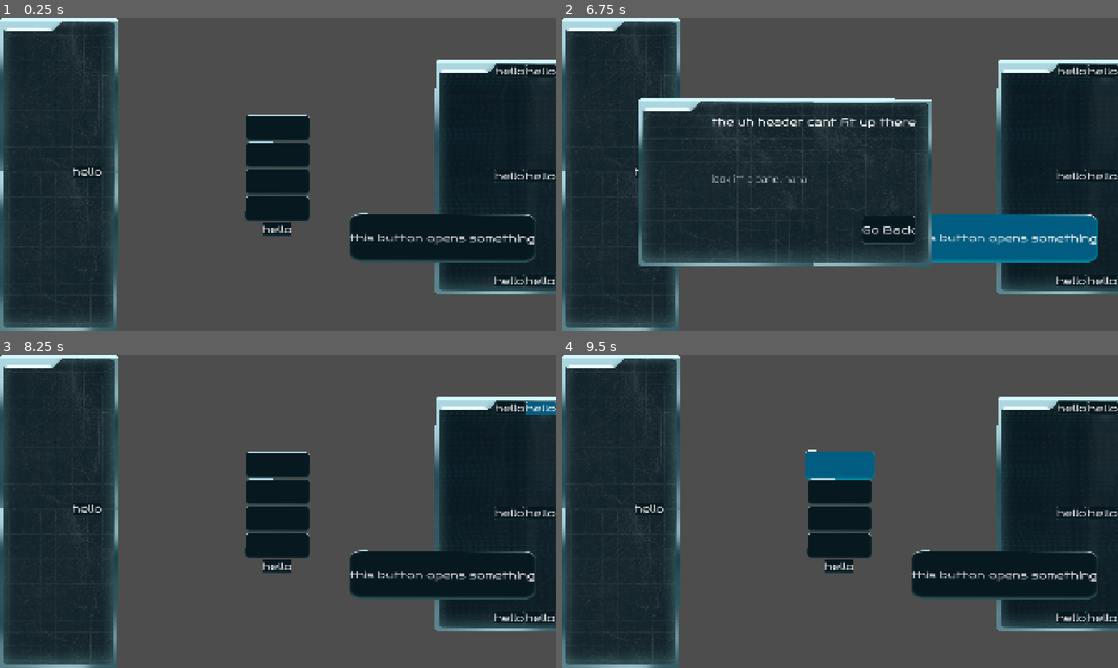
Above: before the commit, frames 1-4 (two rows, left to right).
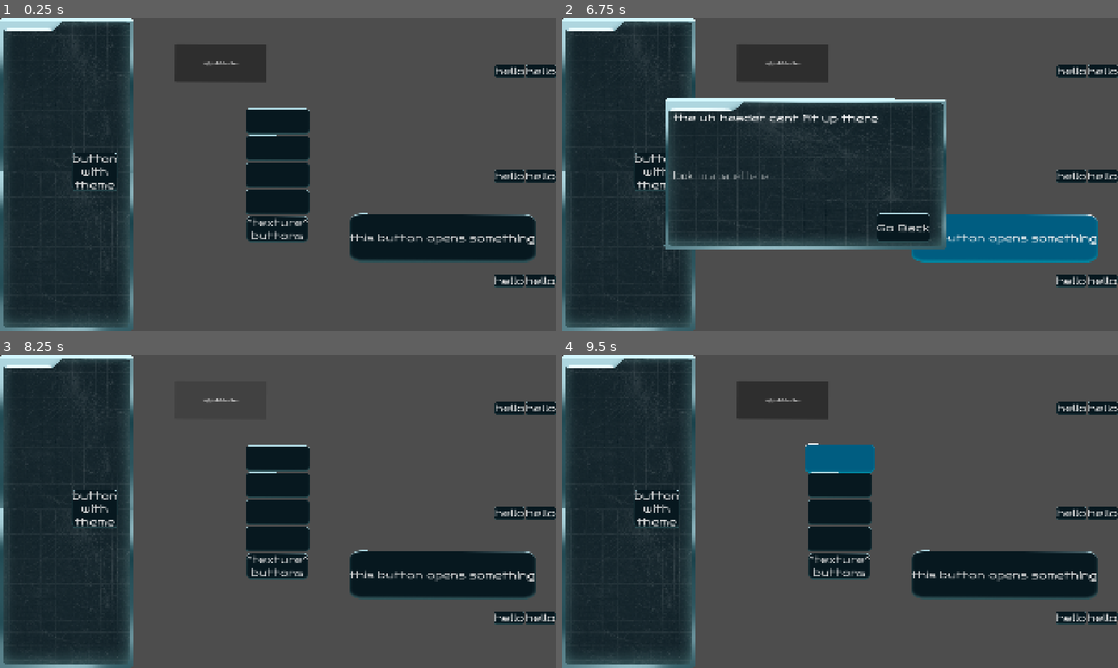
Above: after the commit, the same moments.

Repository: Derpest2Dude/UI-Demo-Project
Game: Godot game, scene res://Scenes/test_scene.tscn
The game is run twice, just before and just after one commit, with the same random seed, the same clock (stepped at 60 frames per second) and the same inputs. The project has no main scene, so this scene is started directly.
Inputs (mouse positions are in pixels of both pictures, inside the frame that each line leads up to; where the layout moved, square brackets give the same spot in the first picture):
- Up to frame 1 (0.25 s): no input
- Up to frame 2 (6.75 s): click "hello" at 0.5 s; click (840, 230) at 1.25 s, where only the run after the commit has a clickable "^texture^ buttons"; click (656, 171) at 2 s, where only the run after the commit has a clickable "button with theme"; click "hello" at 2.75 s; click "hello" at 3.5 s; click "hello" at 4.25 s; click "hello" at 5 s; click "hello" at 5.75 s; click "this button opens something" at 6.5 s
- Up to frame 3 (8.25 s): click "Go Back" at 7.25 s; click "hello" (after the commit: "ugly ahh button") at 8 s
- Up to frame 4 (9.5 s): click (840, 458) [840, 464] at 8.75 s

The runs differ from the first frame. In frame 1, 20% of the frame differs, in the area x 12-100%, y 0-100%; in frame 2, 24%; in frame 3, 19%; in frame 4, 20%.

Commit message:
yeah
yuh

Diff:
--- a/ui-test/Scenes/control.tscn
+++ b/ui-test/Scenes/control.tscn
@@ -121,10 +121,10 @@
 
 [node name="NinePatchRect" type="NinePatchRect" parent="." unique_id=2014847390]
 layout_mode = 0
-offset_left = -752.0
-offset_top = -492.0
-offset_right = -547.0
-offset_bottom = -145.0
+offset_left = -767.0
+offset_top = -345.0
+offset_right = -279.0
+offset_bottom = -161.0
 texture = ExtResource("3_btyrf")
 region_rect = Rect2(9, -1, 1202, 421)
 patch_margin_left = 70
--- a/ui-test/Scenes/slide_in_panel.tscn
+++ b/ui-test/Scenes/slide_in_panel.tscn
@@ -8,12 +8,10 @@
 
 [sub_resource type="StyleBoxTexture" id="StyleBoxTexture_2d6k6"]
 texture = ExtResource("3_pjijb")
-texture_margin_left = 251.0
-texture_margin_top = 59.0
+texture_margin_left = 30.0
+texture_margin_top = 46.0
 texture_margin_right = 54.0
-texture_margin_bottom = 77.0
-axis_stretch_horizontal = 2
-axis_stretch_vertical = 2
+texture_margin_bottom = 26.0
 region_rect = Rect2(0, 0, 750, 750)
 
 [node name="Slide in panel" type="Control" unique_id=2050963133]
@@ -34,8 +32,8 @@
 anchor_bottom = 0.5
 offset_left = -414.75
 offset_top = -290.0
-offset_right = 414.75
-offset_bottom = 290.0
+offset_right = 557.0
+offset_bottom = 232.0
 grow_horizontal = 2
 grow_vertical = 2
 theme = ExtResource("1_yxkn4")
--- a/ui-test/Scenes/test_scene.tscn
+++ b/ui-test/Scenes/test_scene.tscn
@@ -6,6 +6,7 @@
 [ext_resource type="Script" uid="uid://do5hw6gyt4wcj" path="res://addons/godot_ui_animations/animation_nodes/animation_scale.gd" id="4_hb2xm"]
 [ext_resource type="Theme" uid="uid://50fpexa7vga2" path="res://Styles/test_theme.tres" id="5_ak5v8"]
 [ext_resource type="Texture2D" uid="uid://bi036b7xivi47" path="res://UI Assets for Workshop/UI_Menu_V2.png" id="6_x033f"]
+[ext_resource type="Texture2D" uid="uid://df8t3lqjuwble" path="res://UI Assets for Workshop/UI_Menu_V3.png" id="6_yglu3"]
 [ext_resource type="Script" uid="uid://xivbl133jd43" path="res://Scripts/slide in button.gd" id="7_d3awe"]
 [ext_resource type="PackedScene" uid="uid://b3um7a8ujgw3k" path="res://Scenes/slide_in_panel.tscn" id="8_d3awe"]
 [ext_resource type="Script" uid="uid://dwwvcmeksnhrw" path="res://addons/godot_ui_animations/animation_nodes/animation_shake.gd" id="8_yglu3"]
@@ -87,7 +88,8 @@
 size_flags_horizontal = 4
 size_flags_vertical = 3
 theme = ExtResource("5_ak5v8")
-text = "hello"
+text = "^texture^
+buttons"
 
 [node name="PanelContainer" type="PanelContainer" parent="." unique_id=1170602575]
 layout_mode = 1
@@ -101,7 +103,9 @@
 layout_mode = 2
 size_flags_vertical = 4
 theme = ExtResource("5_ak5v8")
-text = "hello"
+text = "button
+with
+theme"
 
 [node name="GridContainer" type="GridContainer" parent="." unique_id=5302741]
 layout_mode = 1
@@ -159,35 +163,56 @@
 [node name="NinePatchRect" type="NinePatchRect" parent="." unique_id=707330054]
 z_index = -11
 layout_mode = 0
-offset_left = 1504.4462
-offset_top = 139.26073
-offset_right = 1965.783
-offset_bottom = 947.8368
+offset_left = 3385.6528
+offset_top = -1067.6722
+offset_right = 5209.3213
+offset_bottom = -440.98132
+texture = ExtResource("6_yglu3")
+patch_margin_left = 72
+patch_margin_top = 79
+patch_margin_right = 73
+patch_margin_bottom = 89
+
+[node name="Button" type="Button" parent="." unique_id=448394982]
+layout_mode = 0
+offset_left = 1210.1206
+offset_top = 671.1907
+offset_right = 1852.1206
+offset_bottom = 838.9733
+theme = ExtResource("5_ak5v8")
+text = "this button opens something"
+script = ExtResource("7_d3awe")
+
+[node name="AnimationShake" type="Node" parent="Button" unique_id=822953501]
+script = ExtResource("8_yglu3")
+metadata/_custom_type_script = "uid://dwwvcmeksnhrw"
+
+[node name="Slide in panel" parent="." unique_id=2050963133 instance=ExtResource("8_d3awe")]
+layout_mode = 1
+offset_left = 1979.0879
+offset_top = 24.764755
+offset_right = 1979.0879
+offset_bottom = 24.76477
+
+[node name="Button2" type="Button" parent="." unique_id=716988956]
+layout_mode = 0
+offset_left = 606.2806
+offset_top = 88.09028
+offset_right = 922.16223
+offset_bottom = 219.12094
+text = "ugly ahh button"
+
+[node name="NinePatchRect2" type="NinePatchRect" parent="." unique_id=155590595]
+z_index = -11
+layout_mode = 0
+offset_left = 407.26318
+offset_top = -869.2875
+offset_right = 1207.0962
+offset_bottom = -510.648
 texture = ExtResource("6_x033f")
 patch_margin_left = 223
 patch_margin_top = 53
 patch_margin_right = 34
 patch_margin_bottom = 45
 
-[node name="Button" type="Button" parent="." unique_id=448394982]
-layout_mode = 0
-offset_left = 1210.1206
-offset_top = 671.1907
-offset_right = 1852.1206
-offset_bottom = 838.9733
-theme = ExtResource("5_ak5v8")
-text = "this button opens something"
-script = ExtResource("7_d3awe")
-
-[node name="AnimationShake" type="Node" parent="Button" unique_id=822953501]
-script = ExtResource("8_yglu3")
-metadata/_custom_type_script = "uid://dwwvcmeksnhrw"
-
-[node name="Slide in panel" parent="." unique_id=2050963133 instance=ExtResource("8_d3awe")]
-layout_mode = 1
-offset_left = 1979.0879
-offset_top = 24.764755
-offset_right = 1979.0879
-offset_bottom = 24.76477
-
 [connection signal="pressed" from="Button" to="Button" method="_on_pressed"]
Binary file added: ui-test/UI Assets for Workshop/UI_Menu_V3.png
Not shown, added: ui-test/UI Assets for Workshop/UI_Menu_V3.png.import
Not shown, changed: .DS_Store
Not shown, changed: ui-test/.DS_Store
